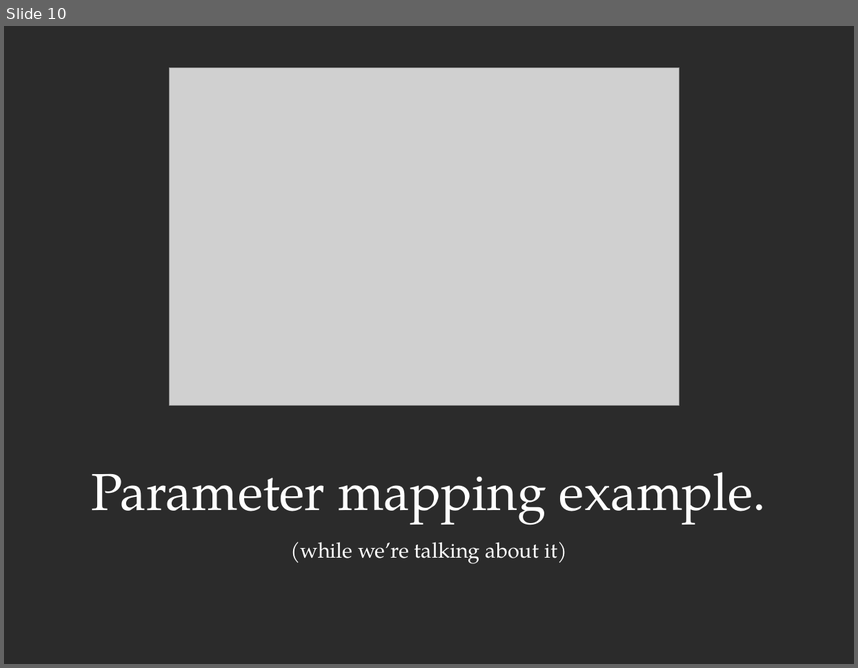
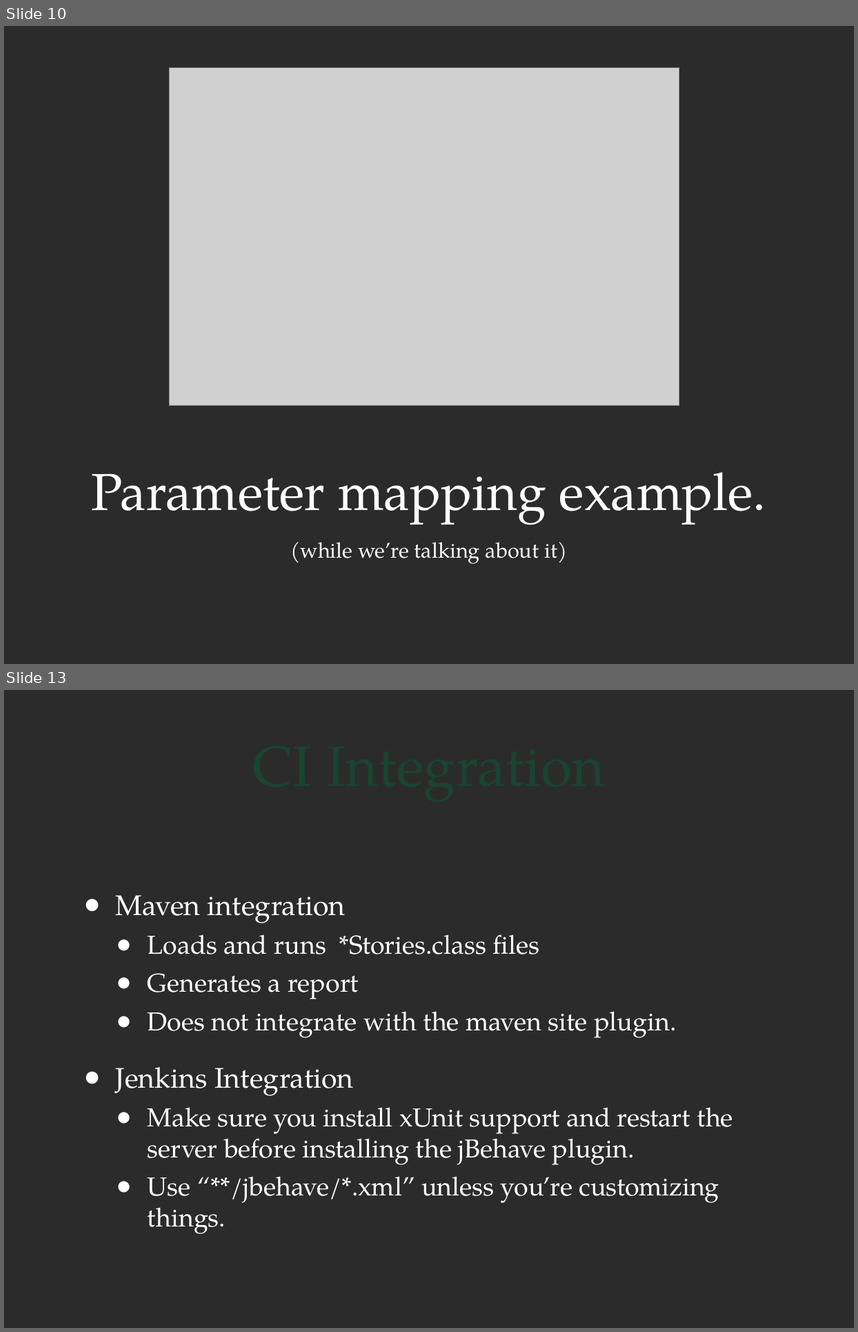
Before and after one commit to jbristow/bdd-presentation, a slide deck: presentation/bdd-presentation.pptx. Shown one above the other, each under a label of ours: slide 10 before the commit, slides 10 and 13 after it; the slides between them are not shown. The pictures are 858x668 and 858x1332 pixels, drawn with LibreOffice and Linux fonts; fonts in the diff are those of the drawing; grey boxes stand for pictures; background and template pictures are left out; a plain dark background stands for a picture behind light text. Boxes give left, top, right and bottom in pixels: in the first picture for what was removed or moved away, otherwise in the second. Text is boxed around its words. In the diff, an @@ line names an element or a change of style, - is before the commit and + after.

```diff
--- a/presentation/bdd-presentation.pptx
+++ b/presentation/bdd-presentation.pptx
@@ slide 13 added at box(4, 690, 854, 1328), background picture (left out) @@
@@ title added at box(75, 698, 783, 829), 48 pt, text #194431 @@
+CI Integration
@@ text added at box(116, 895, 733, 1234), 22 pt, text #FFFFFF @@
+● Maven integration
+  ● Loads and runs *Stories.class files
+  ● Generates a report
+  ● Does not integrate with the maven site plugin.
+● Jenkins Integration
+  ● Make sure you install xUnit support and restart the server before installing the jBehave plugin.
+  ● Use “**/jbehave/*.xml” unless you’re customizing things.
```
Also in this commit, not shown: 1 slide changed, 4 other slides added, 2 other files.
